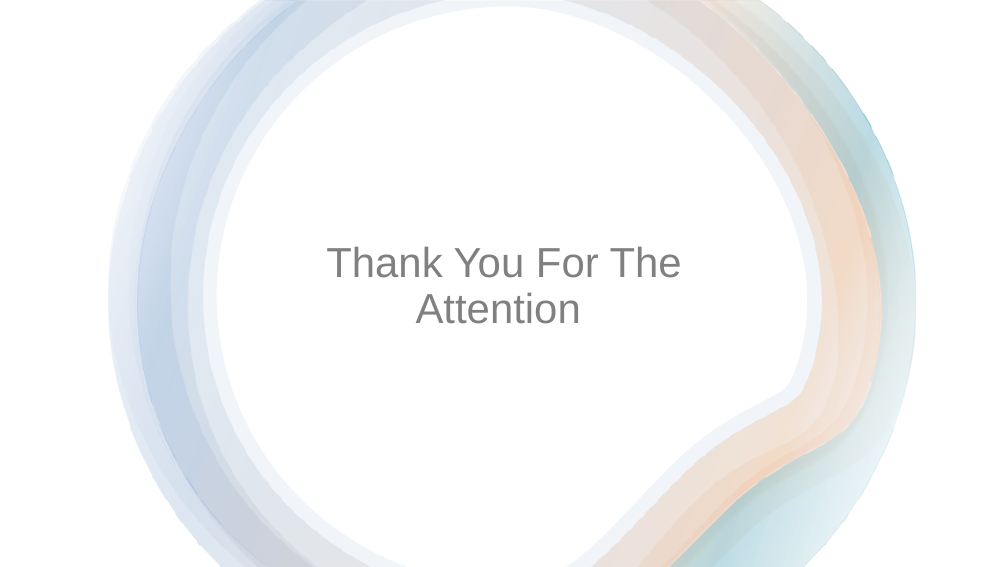
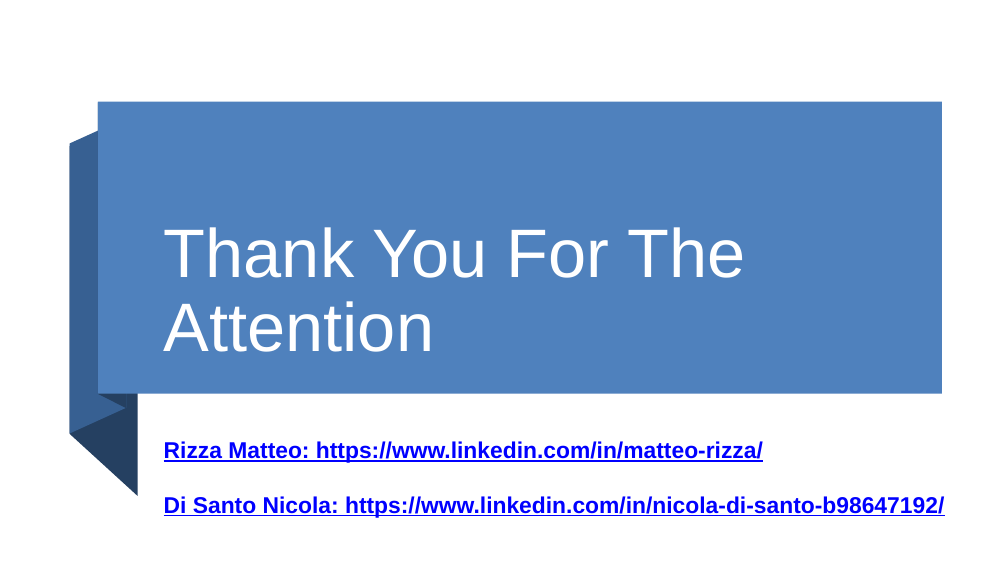
Before and after one commit to nicoDs96/recipes-SE, a slide deck: slide 7 of MACC APP SLIDES/tuna_pres.pptx. Drawn at 1008x567 pixels with LibreOffice and Linux fonts; fonts in the diff are those of the drawing. Boxes give left, top, right and bottom in pixels: in the first picture for what was removed or moved away, otherwise in the second. Text is boxed around its words. In the diff, an @@ line names an element or a change of style, - is before the commit and + after.

Commit message:
style slides

```diff
--- a/MACC APP SLIDES/tuna_pres.pptx
+++ b/MACC APP SLIDES/tuna_pres.pptx
@@ group removed at [108,0,916,567]: 7 freeform shapes @@
@@ freeform shape added at [70,118,126,434], fill #376092 @@
@@ rectangle: place and size @@
-rectangle at [0,0,1008,567]
+rectangle at [98,102,942,393]
@@ rectangle at [98,102,942,393]: fill #FFFFFF to #4F81BD; mirrored @@
@@ freeform shape added at [98,102,126,409], fill #254061 @@
@@ freeform shape added at [70,146,137,497], fill #254061 @@
@@ title "Thank You For The Attention": place and size @@
-title "Thank You For The Attention" at [326,246,682,324]
+title "Thank You For The Attention" at [164,227,745,352]
@@ title "Thank You For The Attention" at [164,227,745,352]: size 33 to 54 pt, text colour #808080 to #FFFFFF; alignment centre to left @@
@@ text added at [164,441,944,518], 18 pt, text #0000FF, bold, underline @@
+Rizza Matteo: https://www.linkedin.com/in/matteo-rizza/
+Di Santo Nicola: https://www.linkedin.com/in/nicola-di-santo-b98647192/
```
Also in this commit, not shown: 6 other slides changed.
